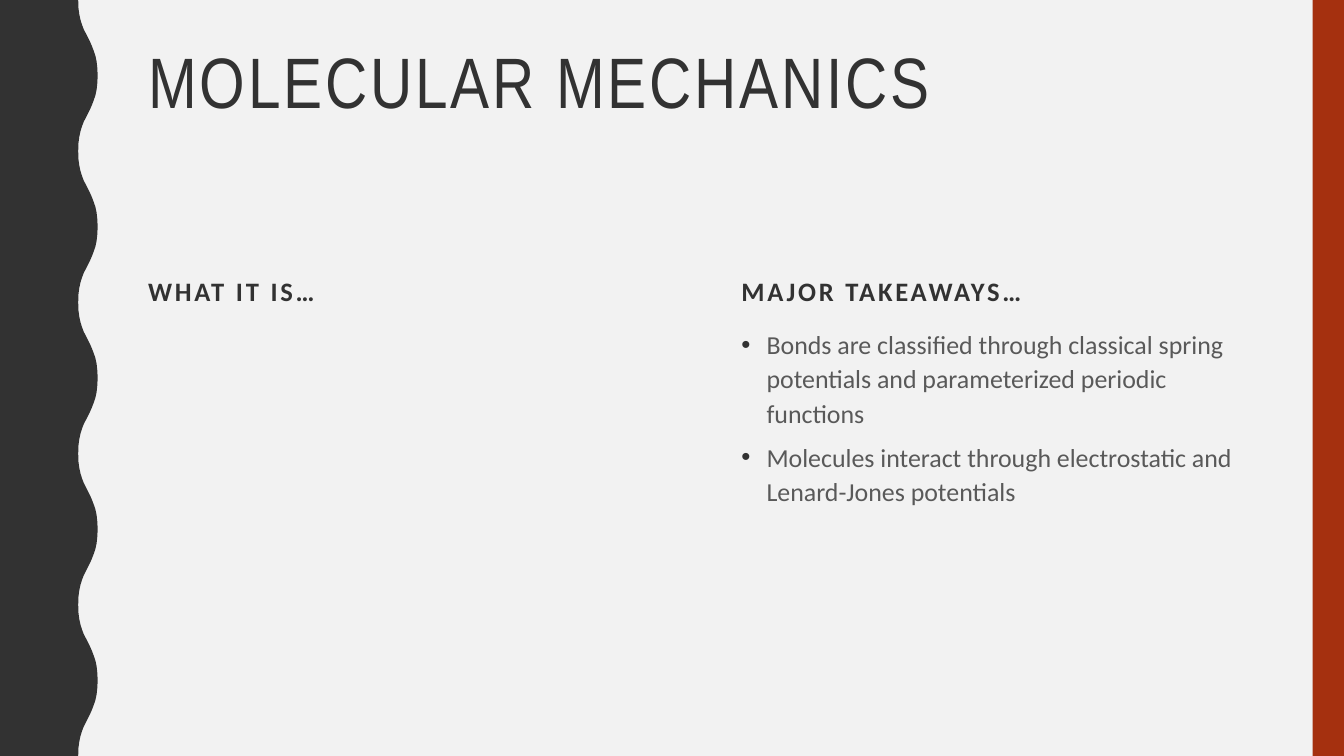
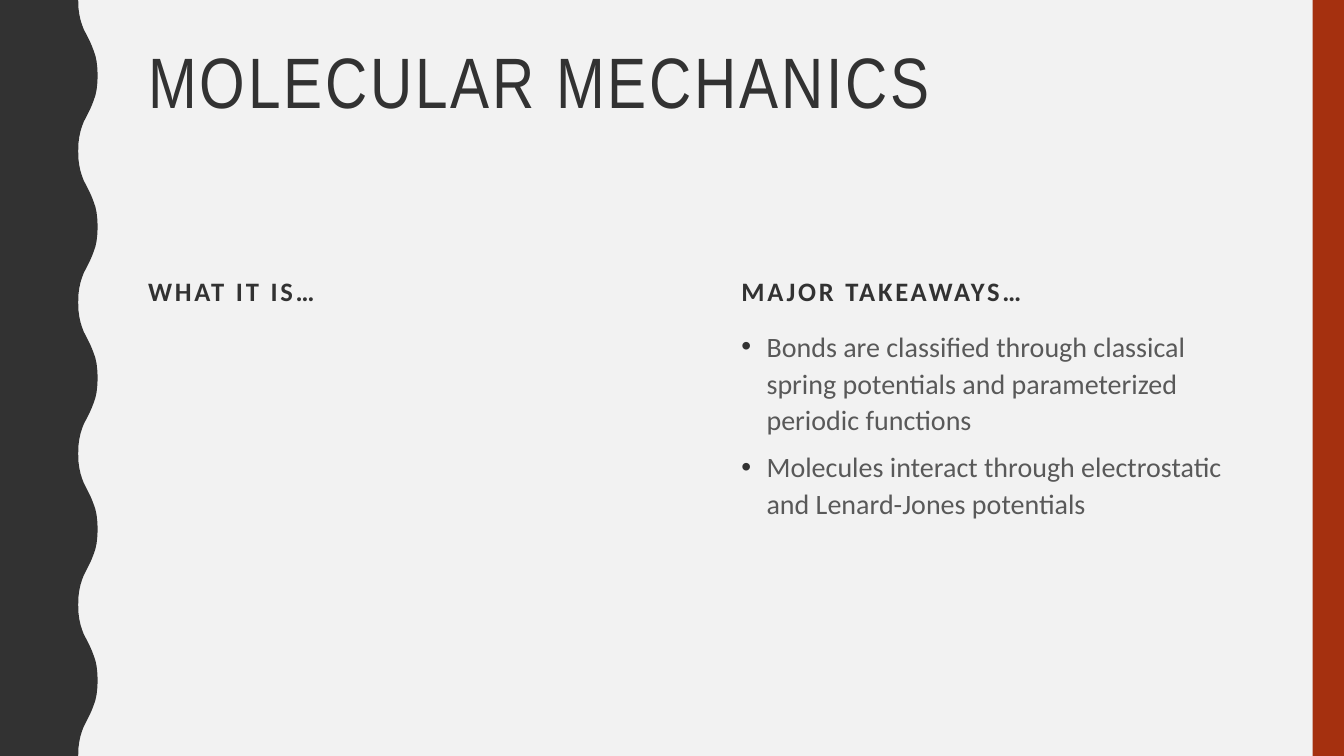
Before and after one commit to gds001/MolSSI-Presentation, a slide deck: slide 4 of MOLSSIWorkshop2018.pptx. Drawn at 1344x756 pixels with LibreOffice and Linux fonts; fonts in the diff are those of the drawing; grey boxes stand for pictures. Boxes give left, top, right and bottom in pixels: in the first picture for what was removed or moved away, otherwise in the second. Text is boxed around its words. In the diff, an @@ line names an element or a change of style, - is before the commit and + after.

```diff
--- a/MOLSSIWorkshop2018.pptx
+++ b/MOLSSIWorkshop2018.pptx
@@ text "Bonds are classified through classical ..." at (x1=767, y1=337, x2=1221, y2=519): size 18.5 to 20 pt @@
```
Also in this commit, not shown: 9 other slides changed, 3 slides added, 1 slide removed.
